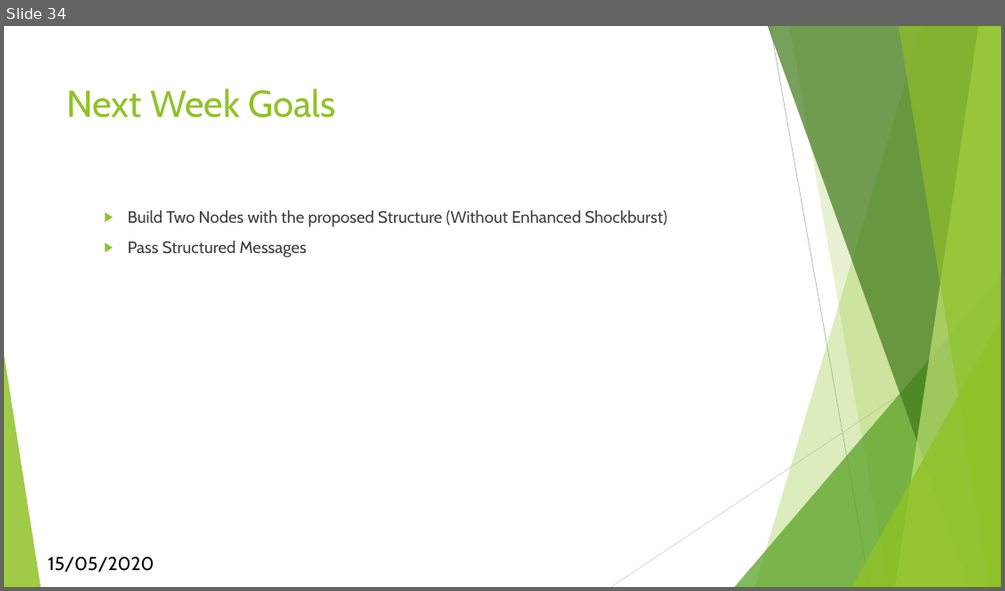
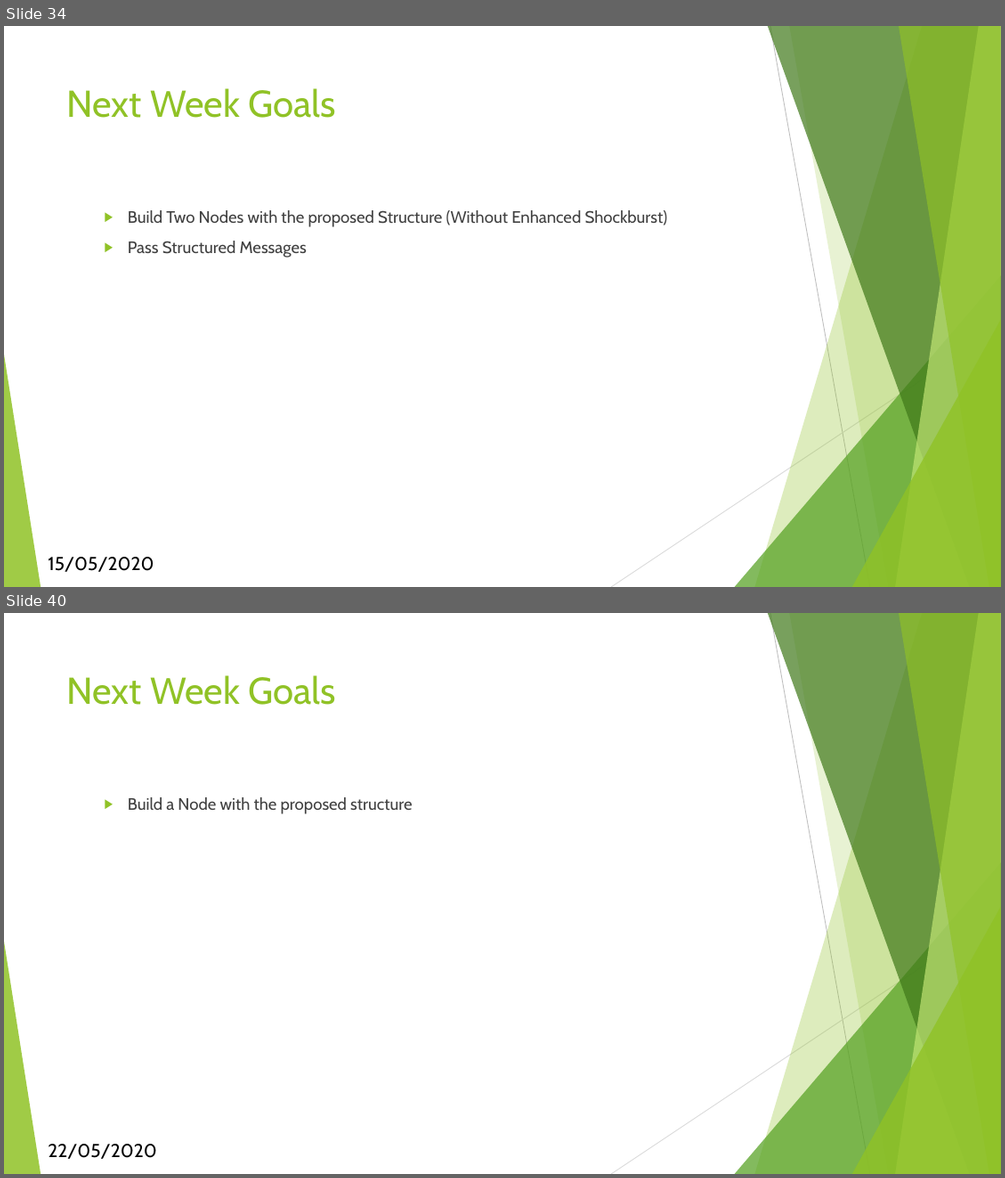
Before and after one commit to Kirishikesan/Mesh-Network-Communication-Protocol, a slide deck: PresentationsAndReports/AgrIoT-Phase 3.pptx. Shown one above the other, each under a label of ours: slide 34 before the commit, slides 34 and 40 after it; the slides between them are not shown. The pictures are 1005x591 and 1005x1178 pixels, drawn with LibreOffice and Linux fonts; fonts in the diff are those of the drawing. Boxes give left, top, right and bottom in pixels: in the first picture for what was removed or moved away, otherwise in the second. Text is boxed around its words. In the diff, an @@ line names an element or a change of style, - is before the commit and + after.

Commit message:
Added Node Model 1.0

```diff
--- a/PresentationsAndReports/AgrIoT-Phase 3.pptx
+++ b/PresentationsAndReports/AgrIoT-Phase 3.pptx
@@ slide 40 added at bbox=[4, 613, 1001, 1174], background #FFFFFF; not listed: 10 template elements that a slide beside it also shows @@
@@ title added at bbox=[67, 675, 337, 705], 36 pt, text #90C226 @@
+Next Week Goals
@@ text added at bbox=[128, 797, 412, 814], 16 pt, text #404040 @@
+  ▶ Build a Node with the proposed structure
@@ text added at bbox=[48, 1143, 156, 1159], 18 pt, text #000000 @@
+22/05/2020
```
Also in this commit, not shown: 1 slide changed, 17 other slides added, 15 other files.
